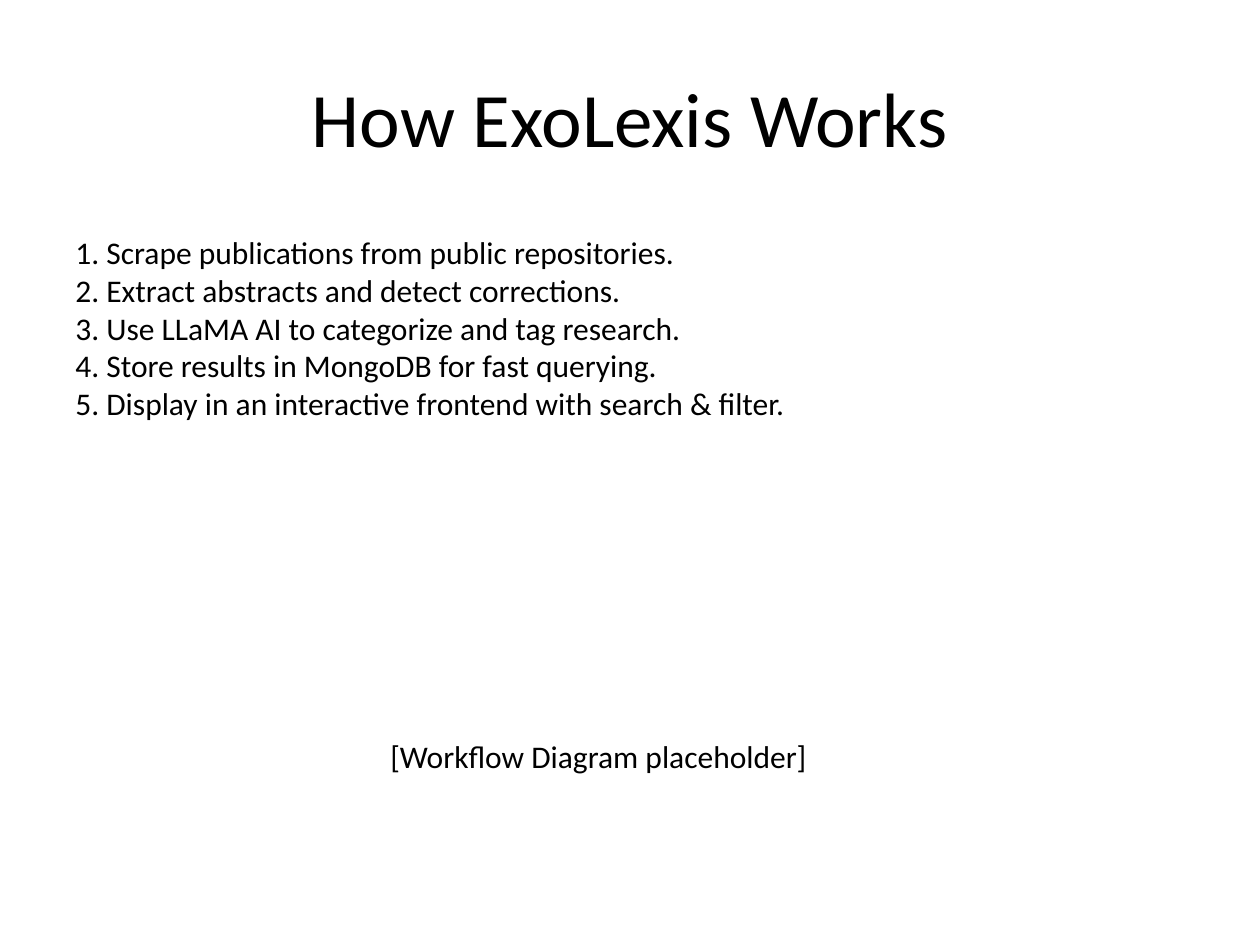
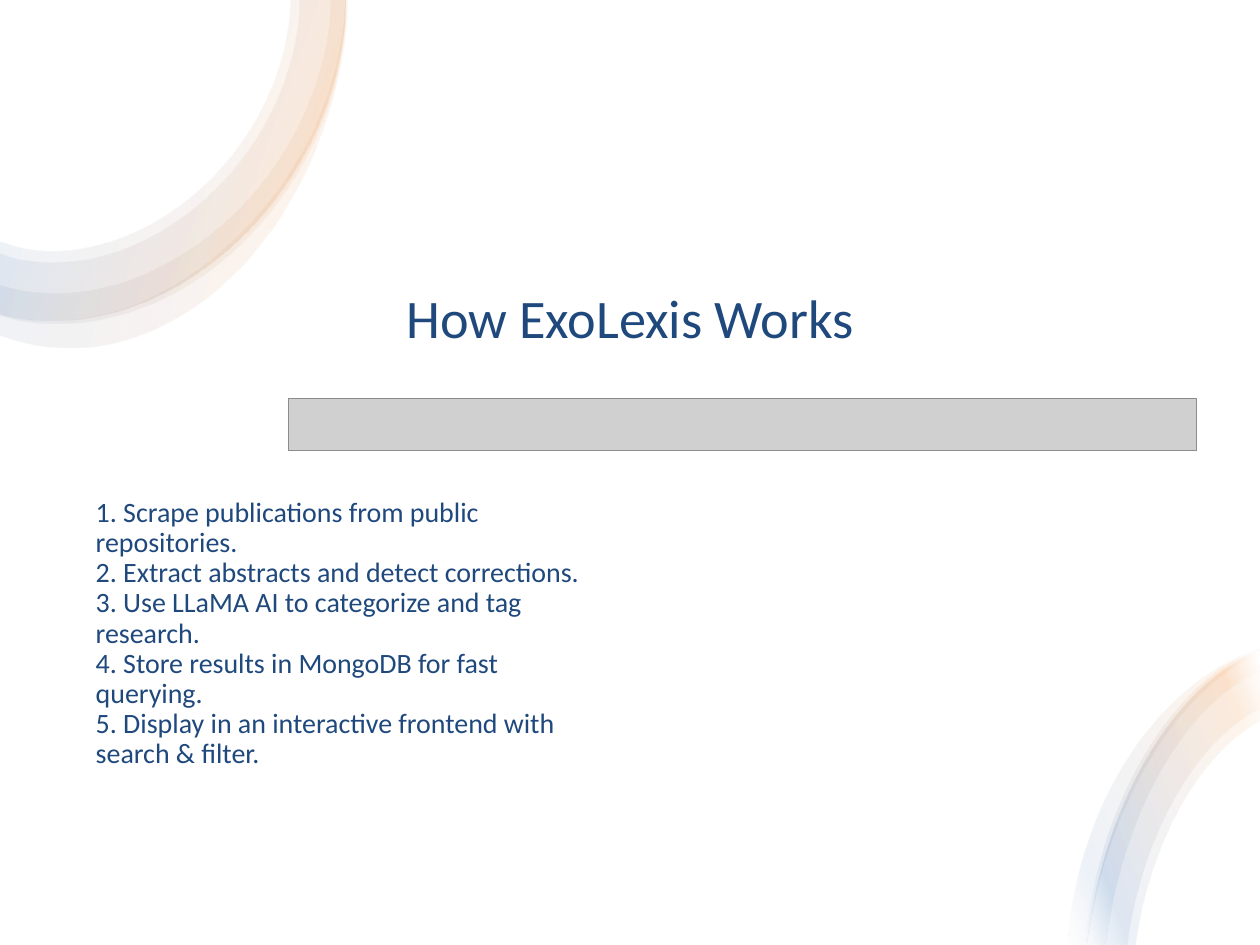
Before and after one commit to akrios-d/biospace-engine, a slide deck: slide 4 of ExoLexis_Presentation.pptx. Drawn at 1260x945 pixels with LibreOffice and Linux fonts; fonts in the diff are those of the drawing; grey boxes stand for pictures. Boxes give left, top, right and bottom in pixels: in the first picture for what was removed or moved away, otherwise in the second. Text is boxed around its words. In the diff, an @@ line names an element or a change of style, - is before the commit and + after.

```diff
--- a/ExoLexis_Presentation.pptx
+++ b/ExoLexis_Presentation.pptx
@@ rectangle added at <box>0,0,1260,945</box>, fill #FFFFFF @@
@@ group added at <box>0,0,348,348</box>: 4 freeform shapes @@
@@ title "How ExoLexis Works": place and size @@
-title "How ExoLexis Works" at <box>312,93,947,148</box>
+title "How ExoLexis Works" at <box>406,300,854,339</box>
@@ title "How ExoLexis Works" at <box>406,300,854,339</box>: size 44 to 31 pt, text colour #000000 to #1F497D; line spacing 1 to 0.9; vertical alignment middle to bottom @@
@@ text "1. Scrape publications from public ...": place and size @@
-text "1. Scrape publications from public ..." at <box>75,242,784,420</box>
+text "1. Scrape publications from public ..." at <box>96,502,579,763</box>
@@ text "1. Scrape publications from public ..." at <box>96,502,579,763</box>: size 18 to 16 pt, text colour #000000 to #1F497D; line spacing 1 to 0.9; more space between paragraphs; vertical alignment top to middle @@
@@ picture added at <box>289,398,1196,450</box> @@
@@ group added at <box>1068,648,1260,945</box>: 4 freeform shapes @@
@@ text removed at <box>390,745,806,774</box> @@
-[Workflow Diagram placeholder]
```
Also in this commit, not shown: 6 other slides changed, 6 other files.
